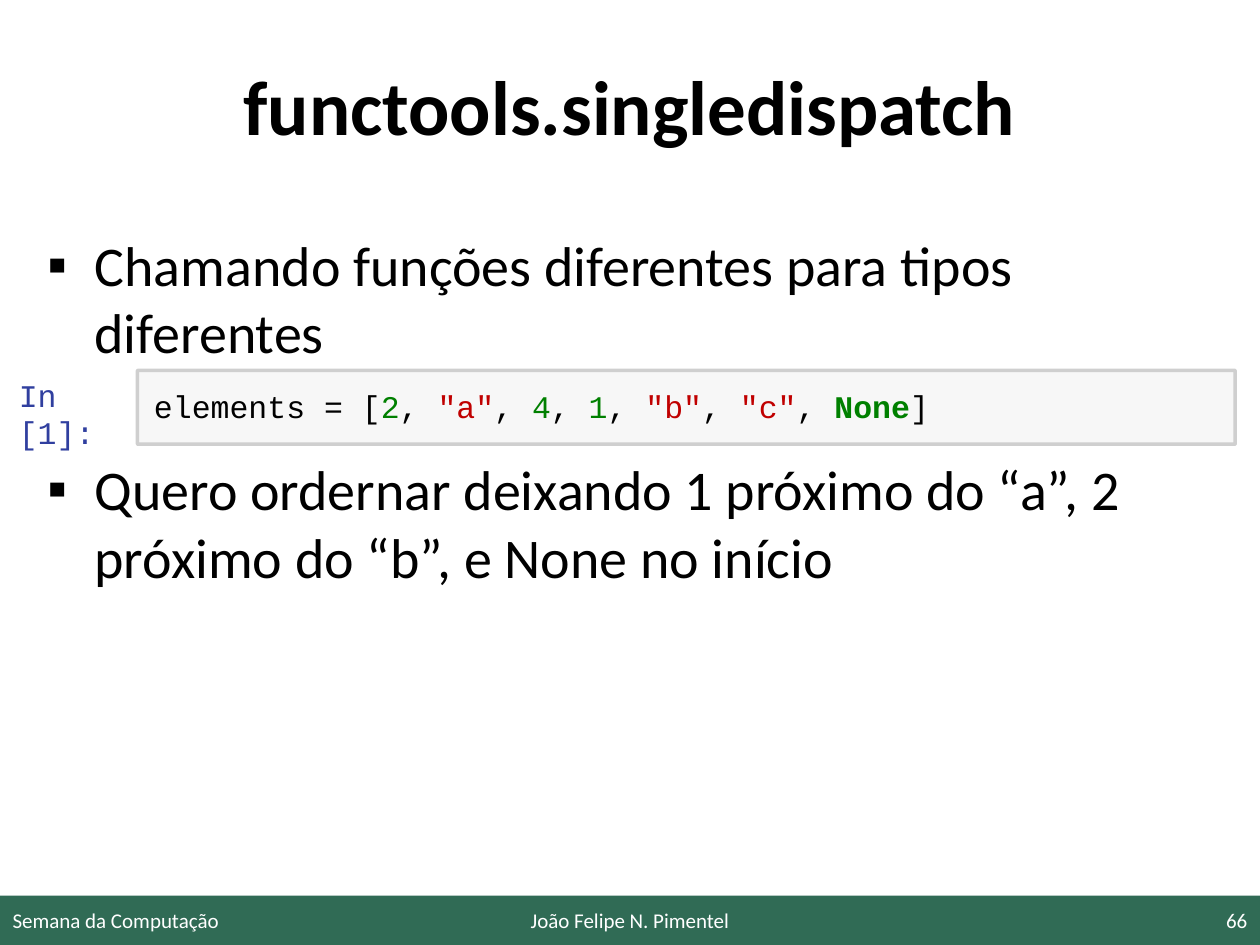
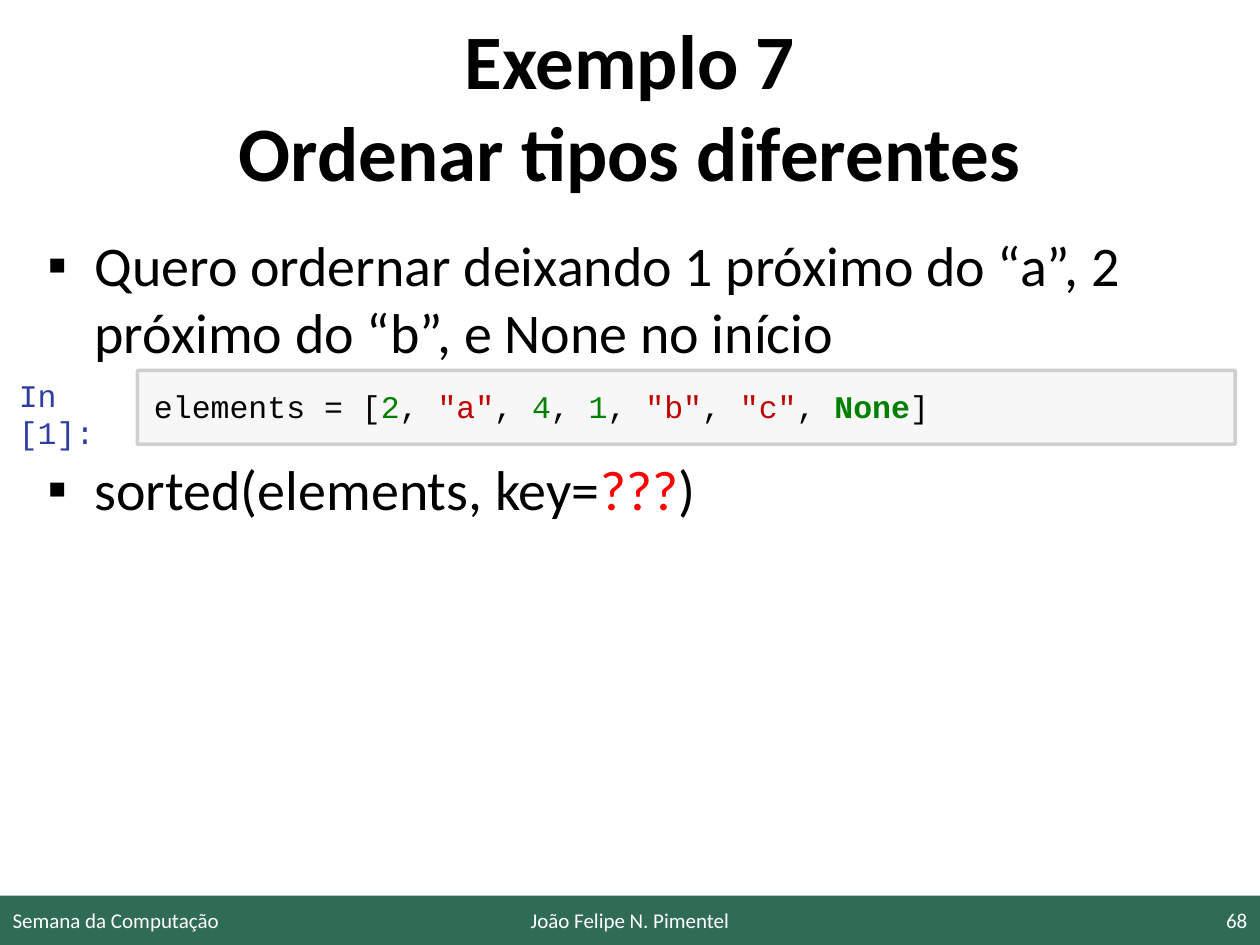
Before and after one commit to JoaoFelipe/presentations, a slide deck: slide 68 of 20191017_SC_UFF/umalinha.pptx (slide 66 before the commit). Drawn at 1260x945 pixels with LibreOffice and Linux fonts; fonts in the diff are those of the drawing; background and template pictures are left out. Boxes give left, top, right and bottom in pixels: in the first picture for what was removed or moved away, otherwise in the second. Text is boxed around its words. In the diff, an @@ line names an element or a change of style, - is before the commit and + after.

```diff
--- a/20191017_SC_UFF/umalinha.pptx
+++ b/20191017_SC_UFF/umalinha.pptx
@@ title at <box>239,35,1020,193</box>: text changed @@
-functools.singledispatch
+Exemplo 7
+Ordenar tipos diferentes
@@ text at <box>95,247,1012,354</box>: paragraph removed @@
-▪ Chamando funções diferentes para tipos diferentes
@@ text at <box>95,469,695,519</box>: paragraph added @@
+▪ sorted(elements, key=???)
@@ page number at <box>1226,913,1247,928</box>: text changed @@
-66
+68
```
Also in this commit, not shown: 45 other slides changed, 16 slides added, 2 slides removed, 2 other files.
